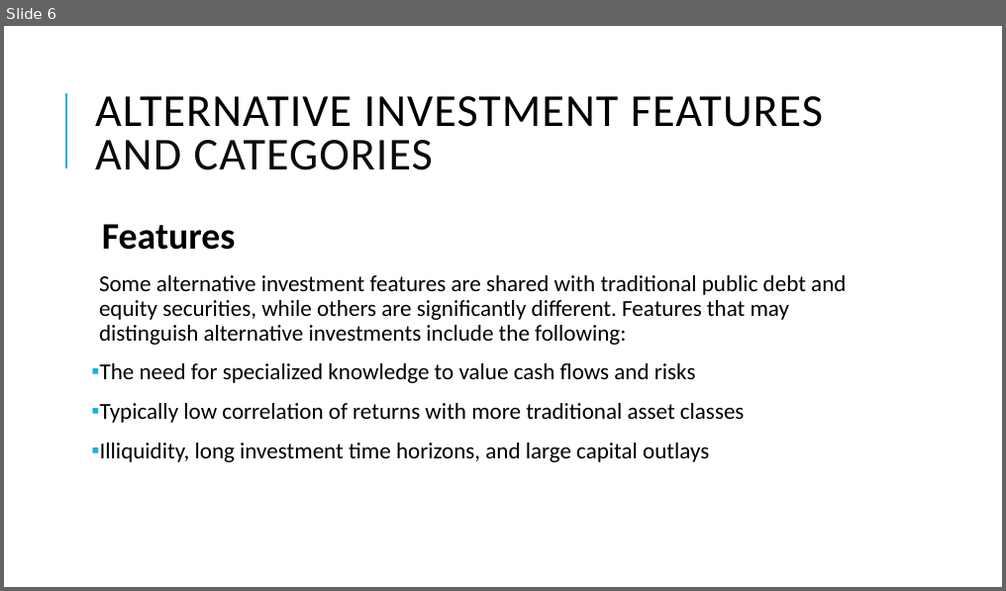
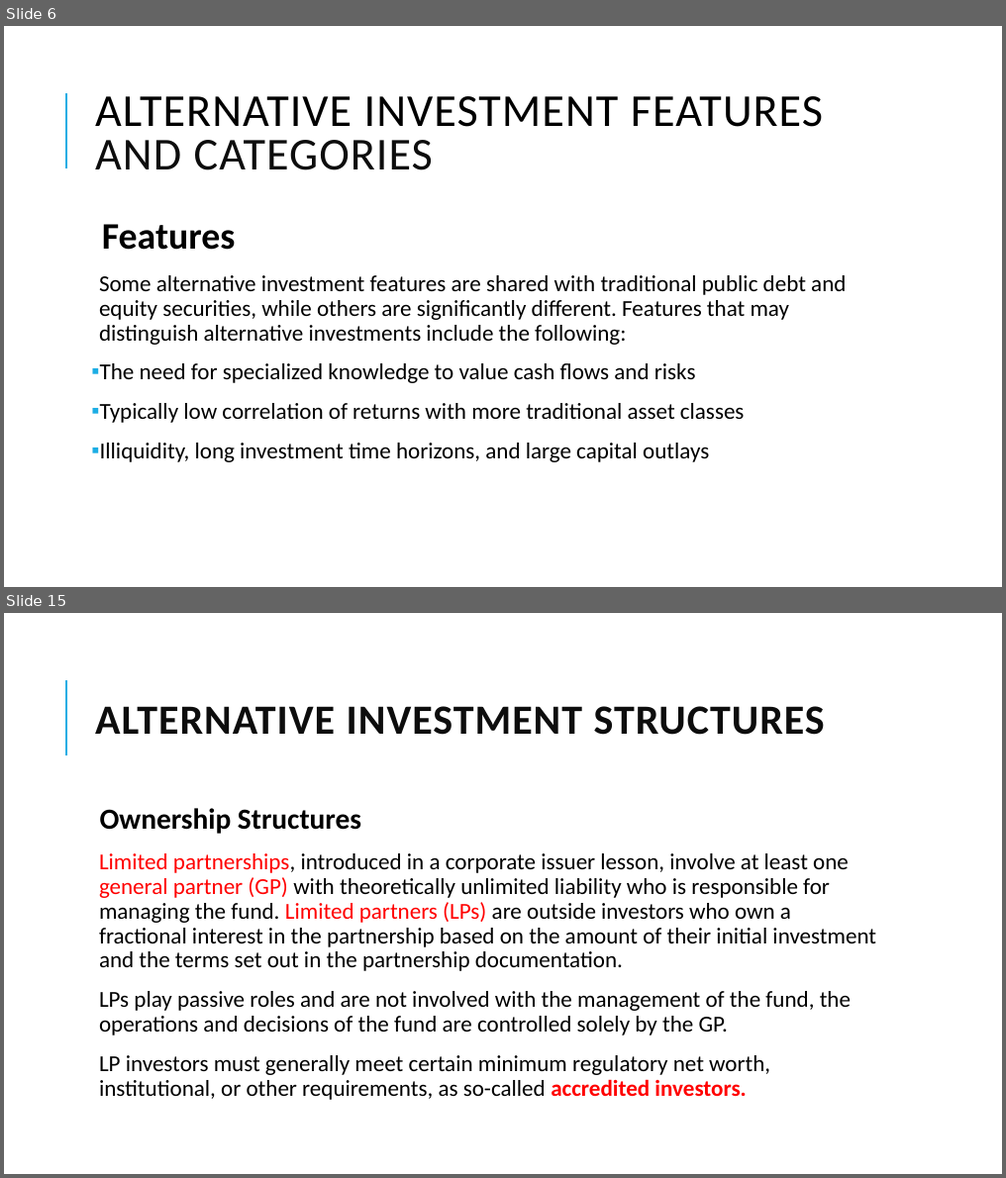
Before and after one commit to Isco0530/data, a slide deck: 2024Alternative.pptx. Shown one above the other, each under a label of ours: slide 6 before the commit, slides 6 and 15 after it; the slides between them are not shown. The pictures are 1006x591 and 1006x1178 pixels, drawn with LibreOffice and Linux fonts; fonts in the diff are those of the drawing. Boxes give left, top, right and bottom in pixels: in the first picture for what was removed or moved away, otherwise in the second. Text is boxed around its words. In the diff, an @@ line names an element or a change of style, - is before the commit and + after.

```diff
--- a/2024Alternative.pptx
+++ b/2024Alternative.pptx
@@ slide 15 added at [4,613,1002,1174], background #FFFFFF; not listed: 1 template element that a slide beside it also shows @@
@@ title added at [95,706,825,735], 40 pt, text #0D0D0D, bold @@
+ALTERNATIVE INVESTMENT STRUCTURES
@@ text added at [99,808,876,1100], 22 pt, text #000000 @@
+  Ownership Structures
+  Limited partnerships, introduced in a corporate issuer lesson, involve at least one general partner (GP) with theoretically unlimited liability who is responsible for managing the fund. Limited partners (LPs) are outside investors who own a fractional interest in the partnership based on the amount of their initial investment and the terms set out in the partnership documentation.
+  LPs play passive roles and are not involved with the management of the fund, the operations and decisions of the fund are controlled solely by the GP.
+  LP investors must generally meet certain minimum regulatory net worth, institutional, or other requirements, as so-called accredited investors.
```
Also in this commit, not shown: 2 slides changed, 11 other slides added.
